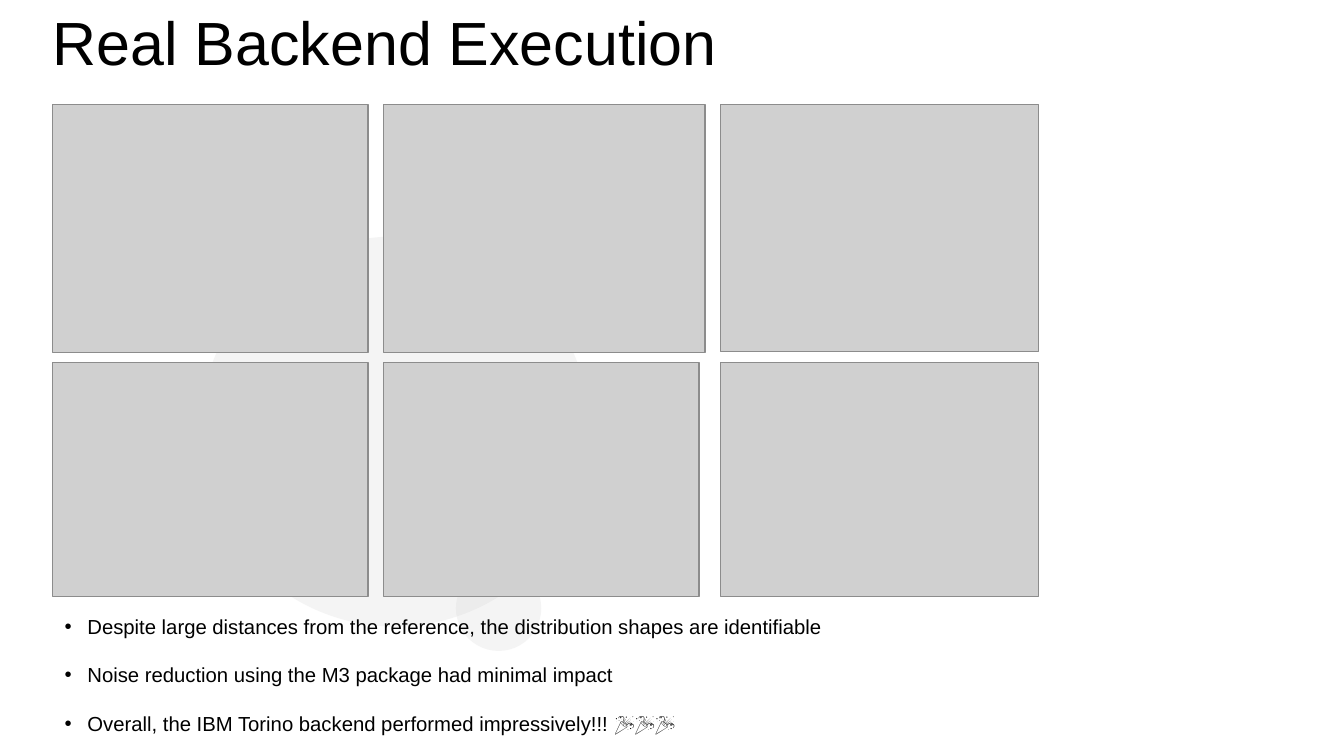
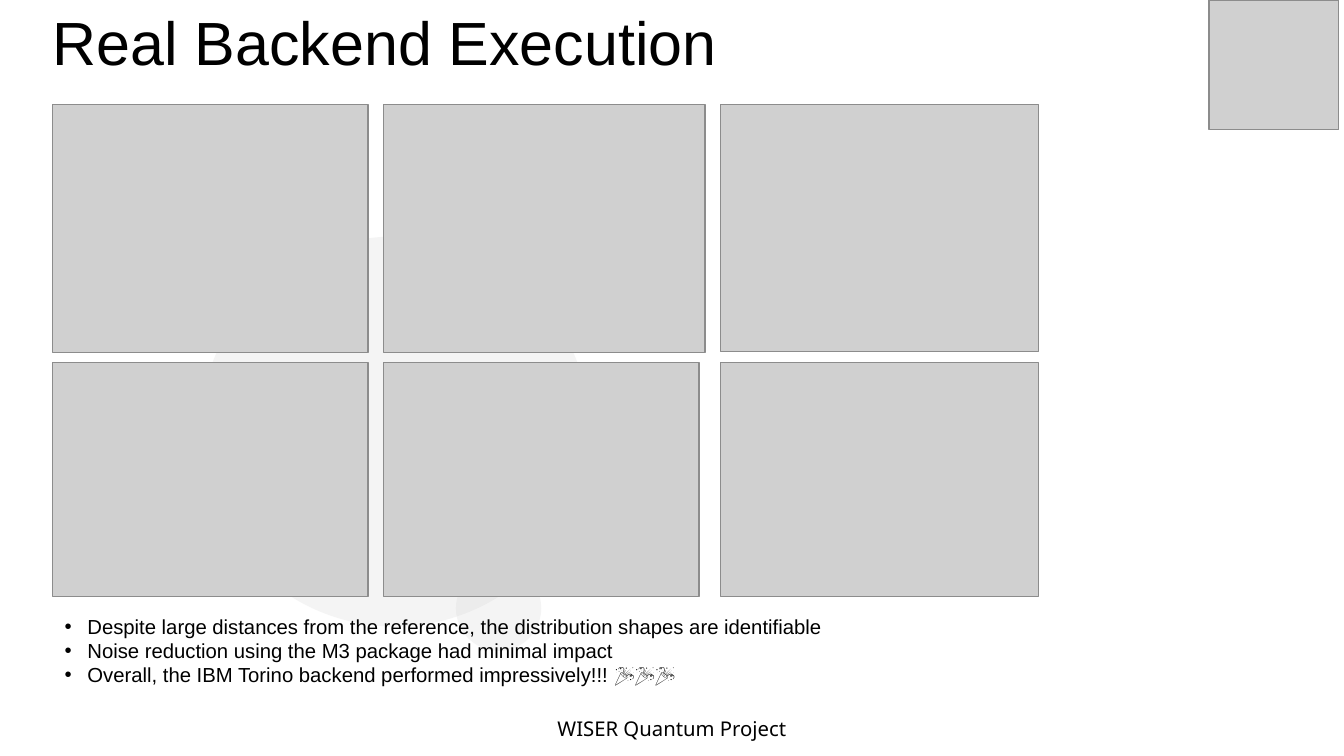
Before and after one commit to quantotto/quantum-walks, a slide deck: slide 10 of quantum_walks_project_v4.pptx. Drawn at 1344x756 pixels with LibreOffice and Linux fonts; fonts in the diff are those of the drawing; grey boxes stand for pictures. Boxes give left, top, right and bottom in pixels: in the first picture for what was removed or moved away, otherwise in the second. Text is boxed around its words. In the diff, an @@ line names an element or a change of style, - is before the commit and + after.

```diff
--- a/quantum_walks_project_v4.pptx
+++ b/quantum_walks_project_v4.pptx
@@ picture added at box(1210, 0, 1340, 130) @@
@@ text "Despite large distances from the ..." rewrapped from box(87, 619, 821, 736) to box(87, 619, 821, 687) @@
@@ text added at box(557, 721, 786, 741), 12 pt, text #000000 @@
+WISER Quantum Project
```
Also in this commit, not shown: 12 other slides changed, 1 other file.
